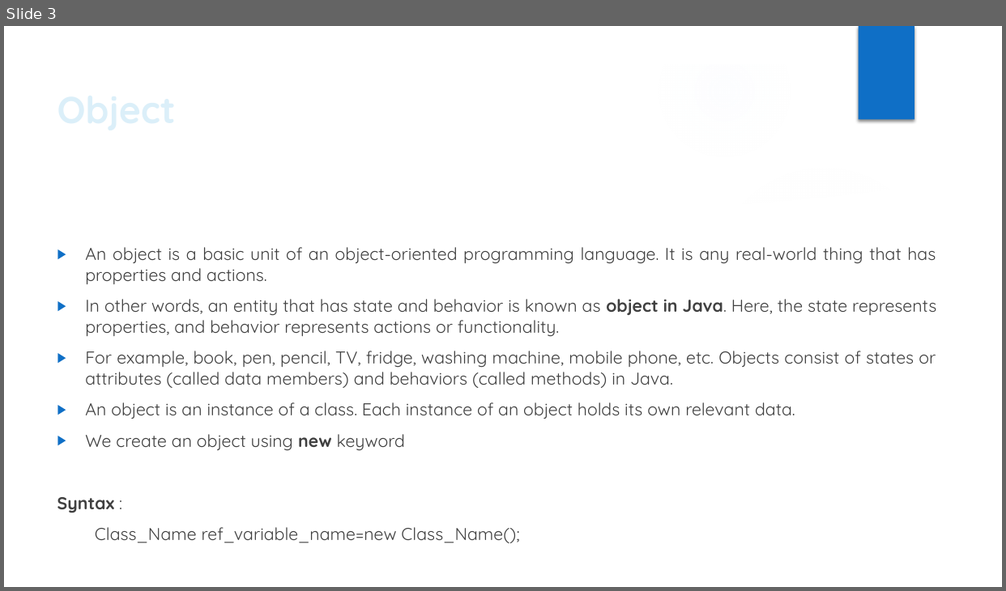
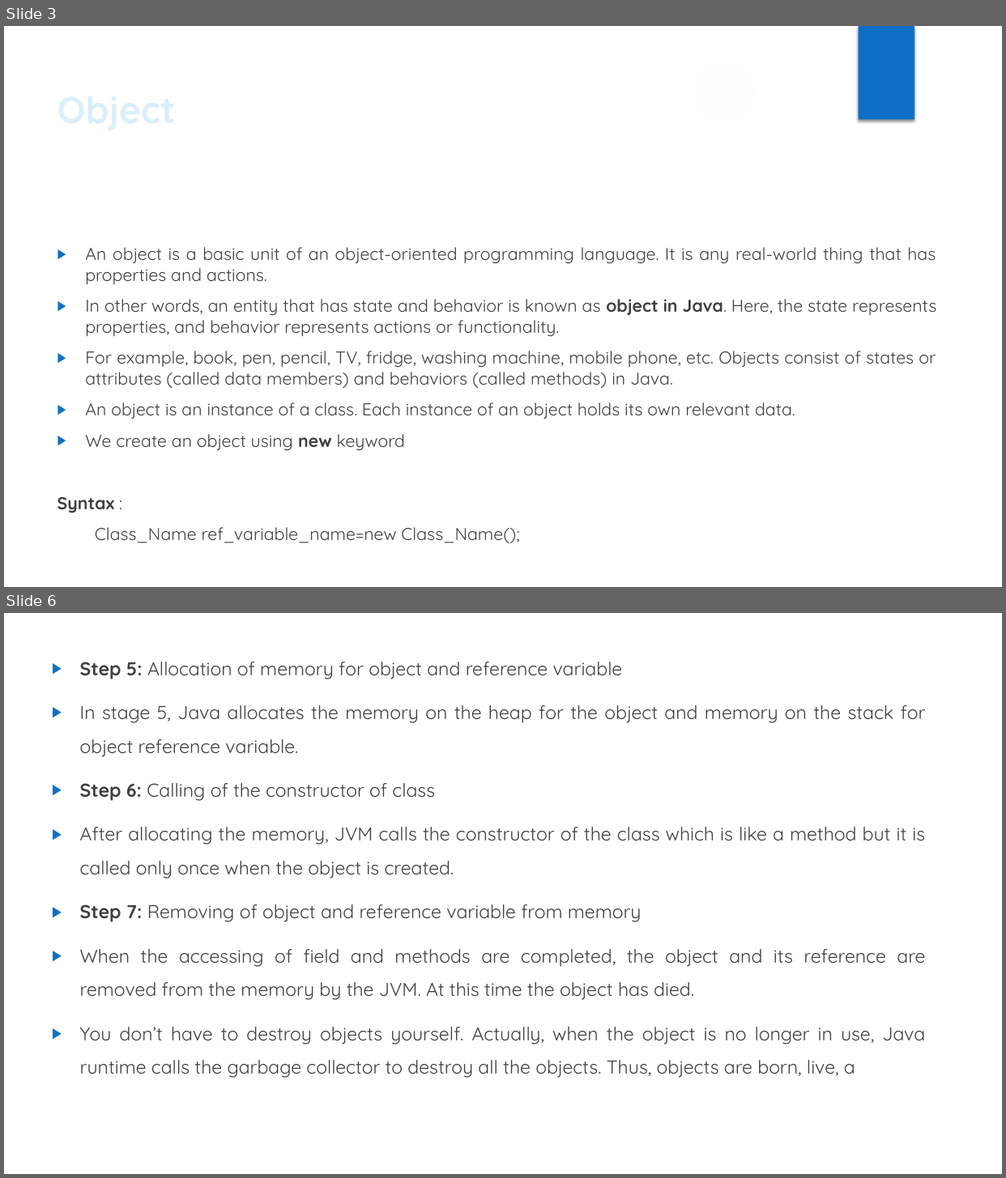
Before and after one commit to Sandesh151994/Core_Java_Notes, a slide deck: Fundamentals_Of_OOPS.pptx. Shown one above the other, each under a label of ours: slide 3 before the commit, slides 3 and 6 after it; the slides between them are not shown. The pictures are 1006x591 and 1006x1178 pixels, drawn with LibreOffice and Linux fonts; fonts in the diff are those of the drawing; background and template pictures are left out. Boxes give left, top, right and bottom in pixels: in the first picture for what was removed or moved away, otherwise in the second. Text is boxed around its words. In the diff, an @@ line names an element or a change of style, - is before the commit and + after.

Commit message:
Access Specfiers and Modfied Object commit

```diff
--- a/Fundamentals_Of_OOPS.pptx
+++ b/Fundamentals_Of_OOPS.pptx
@@ slide 6 added at box(4, 613, 1002, 1174), background #FFFFFF @@
@@ text added at box(80, 662, 926, 1078), 18 pt, text #404040 @@
+▶ Step 5: Allocation of memory for object and reference variable
+▶ In stage 5, Java allocates the memory on the heap for the object and memory on the stack for object reference variable.
+▶ Step 6: Calling of the constructor of class
+▶ After allocating the memory, JVM calls the constructor of the class which is like a method but it is called only once when the object is created.
+▶ Step 7: Removing of object and reference variable from memory
+▶ When the accessing of field and methods are completed, the object and its reference are removed from the memory by the JVM. At this time the object has died.
+▶ You don’t have to destroy objects yourself. Actually, when the object is no longer in use, Java runtime calls the garbage collector to destroy all the objects. Thus, objects are born, live, a
```
Also in this commit, not shown: 2 other slides added, 3 other files.
